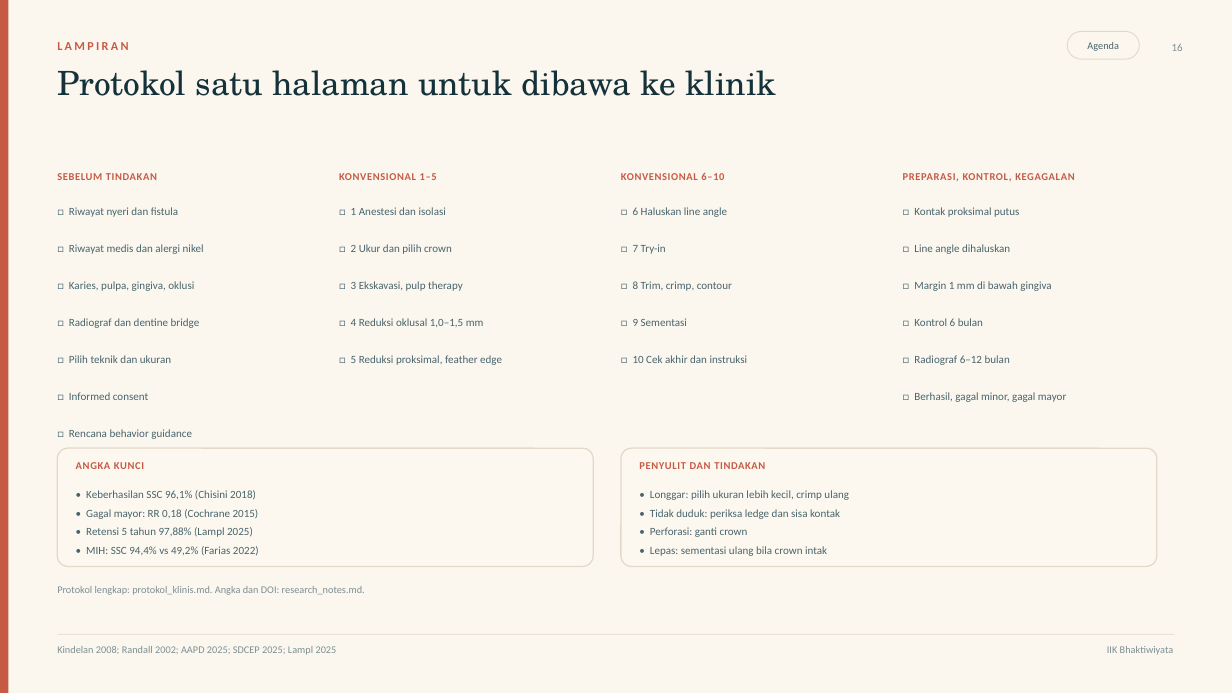
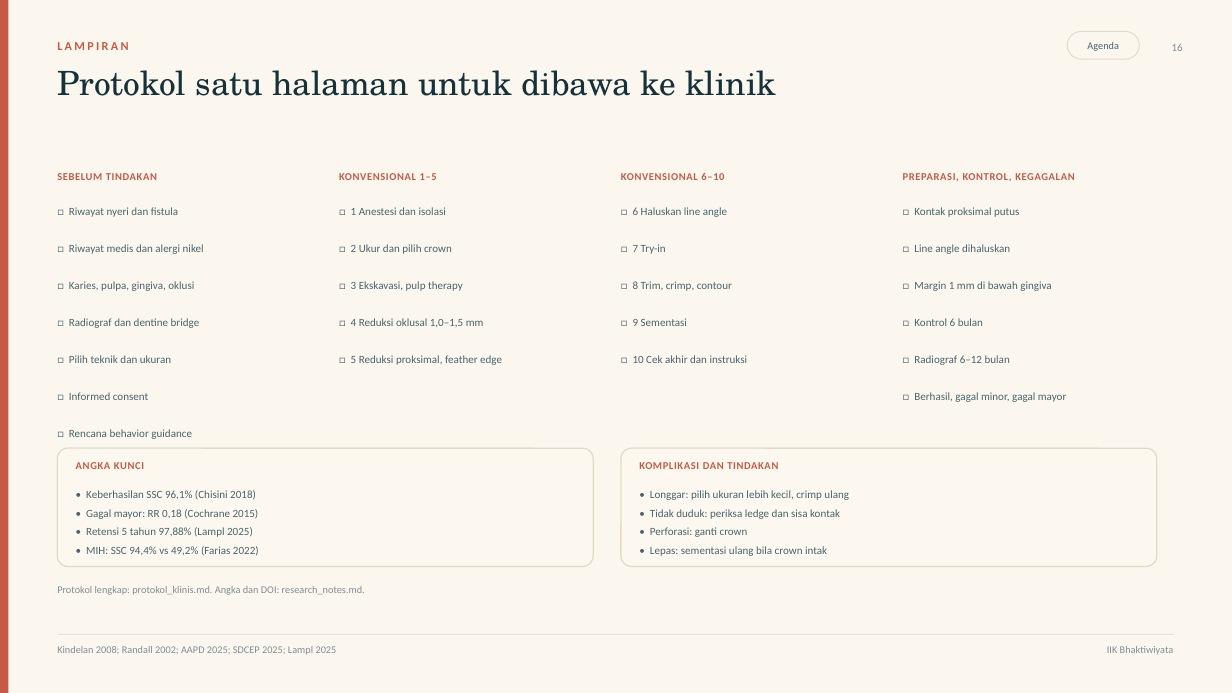
Before and after one commit to maskchanel14-source/agents, a slide deck: slide 16 of deliverables/ssc-pedodonsia/ssc-pedodonsia.pptx. Drawn at 1232x693 pixels with LibreOffice and Linux fonts; fonts in the diff are those of the drawing. Boxes give left, top, right and bottom in pixels: in the first picture for what was removed or moved away, otherwise in the second. Text is boxed around its words. In the diff, an @@ line names an element or a change of style, - is before the commit and + after.

Commit message:
Ganti istilah penyulit menjadi komplikasi di deck, catatan, protokol, dan README

```diff
--- a/deliverables/ssc-pedodonsia/ssc-pedodonsia.pptx
+++ b/deliverables/ssc-pedodonsia/ssc-pedodonsia.pptx
@@ text at (639,462,778,469): text changed @@
-PENYULIT DAN TINDAKAN
+KOMPLIKASI DAN TINDAKAN
```
Also in this commit, not shown: 3 other slides changed, 8 other files.
